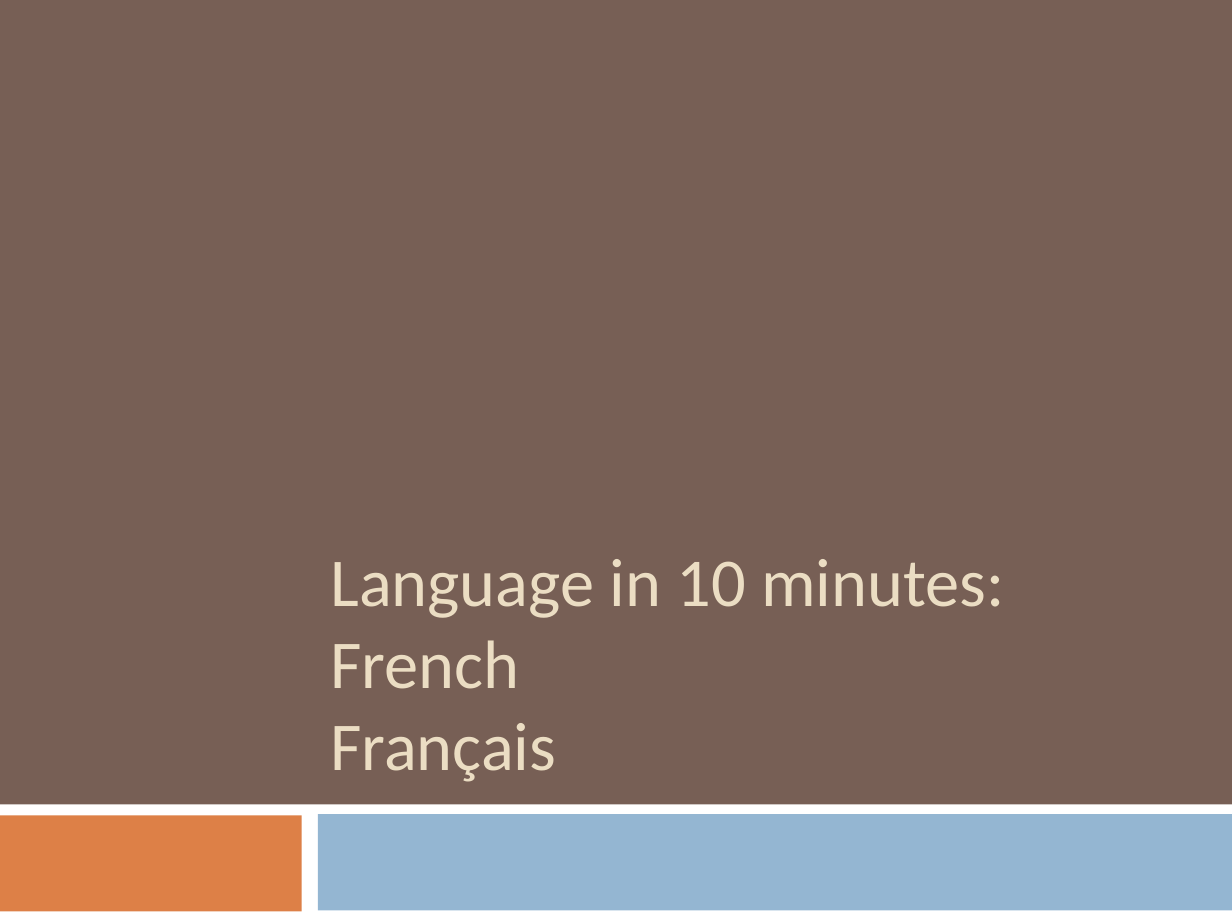
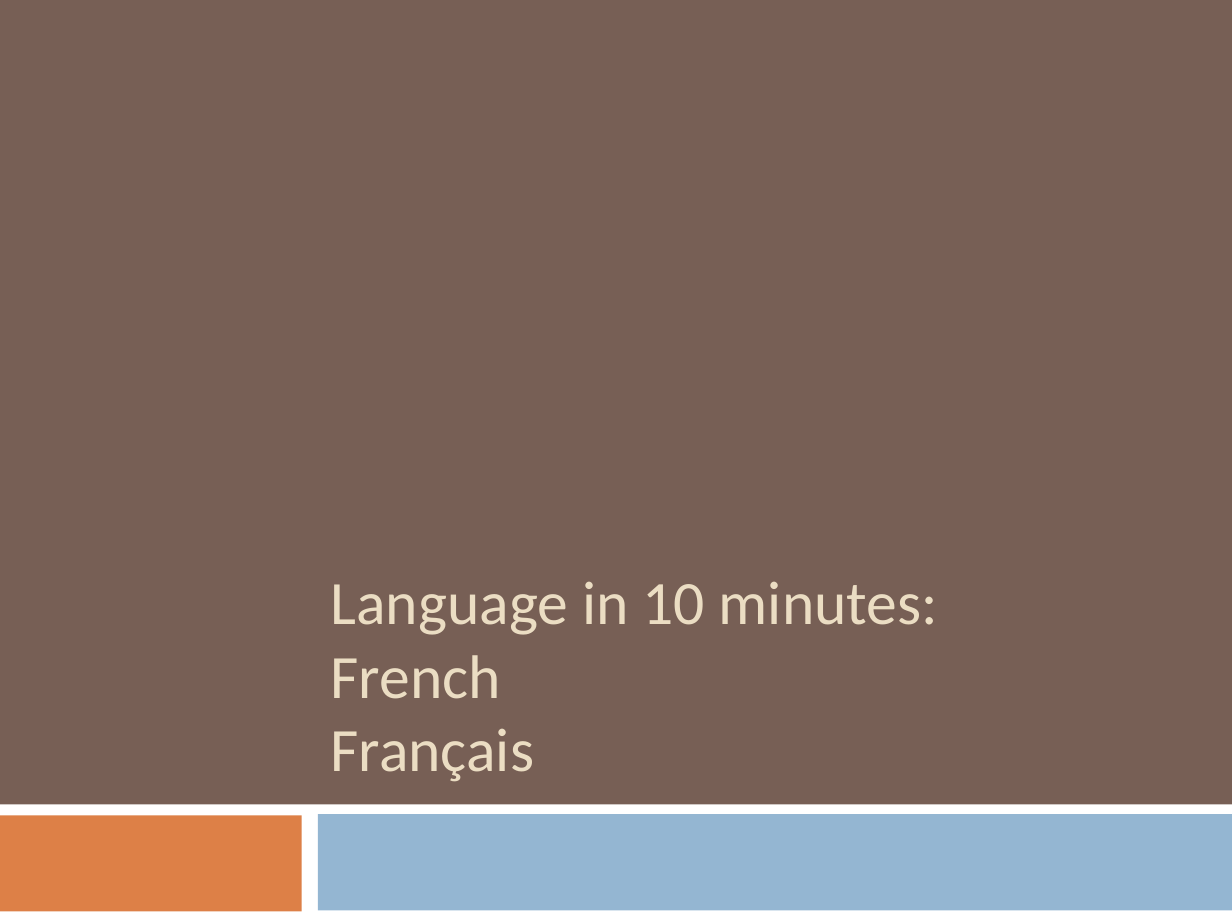
Before and after one commit to motazsaad/machine-translation-master-course, a slide deck: slide 1 of Language in 10 minutes/Lin10-French.ppt. Drawn at 1232x924 pixels with LibreOffice and Linux fonts; fonts in the diff are those of the drawing. Boxes give left, top, right and bottom in pixels: in the first picture for what was removed or moved away, otherwise in the second. Text is boxed around its words. In the diff, an @@ line names an element or a change of style, - is before the commit and + after.

```diff
--- a/Language in 10 minutes/Lin10-French.ppt
+++ b/Language in 10 minutes/Lin10-French.ppt
@@ title "Language in 10 minutes: French ..." at bbox=[331, 582, 938, 782]: size 40 to 36 pt @@
```
Also in this commit, not shown: 3 other slides changed, 3 other files.
